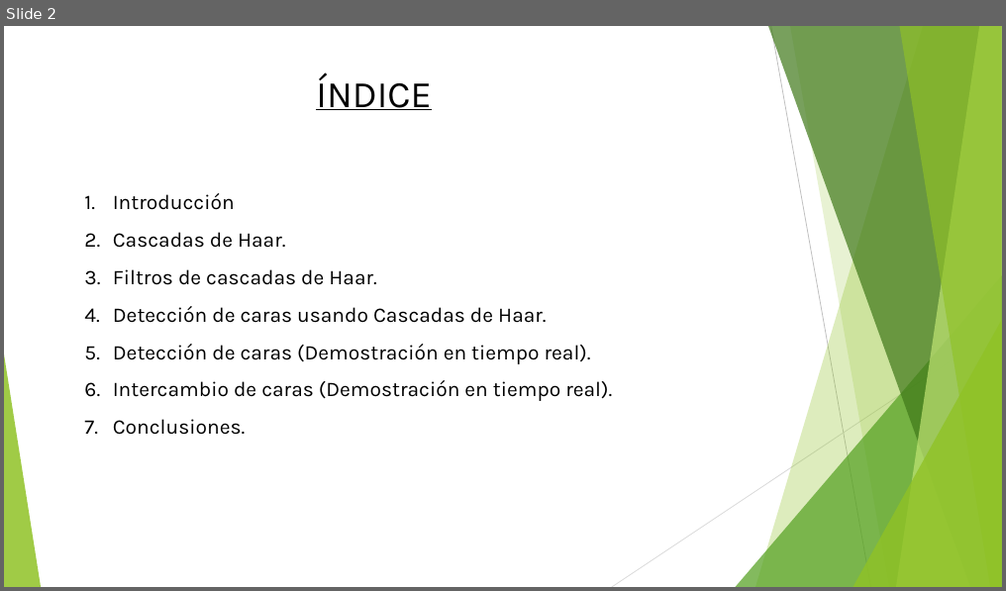
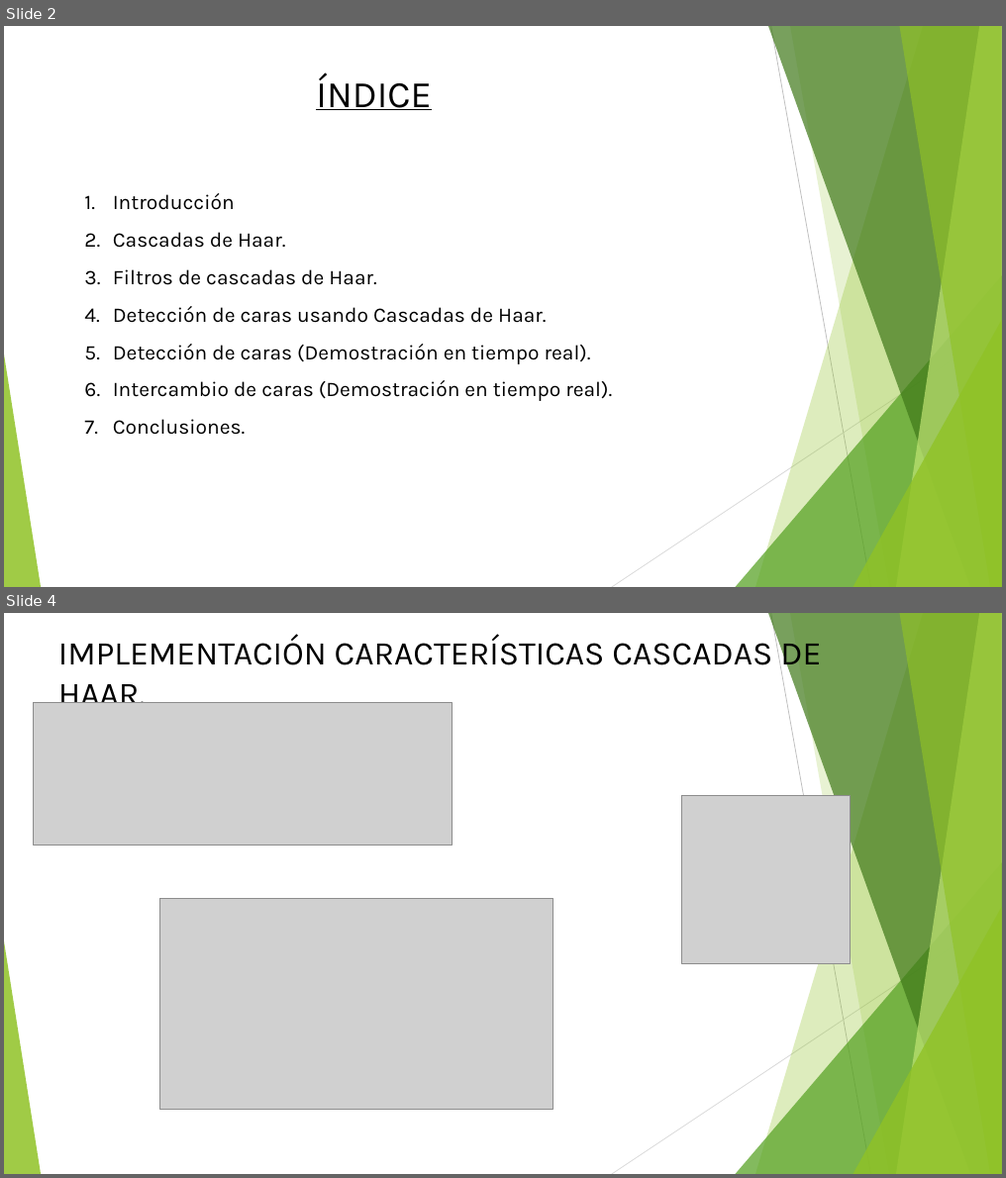
Before and after one commit to pabcannav/proyectoPID, a slide deck: presentacion/presentacion_PID.pptx. Shown one above the other, each under a label of ours: slide 2 before the commit, slides 2 and 4 after it; the slides between them are not shown. The pictures are 1006x591 and 1006x1178 pixels, drawn with LibreOffice and Linux fonts; fonts in the diff are those of the drawing; grey boxes stand for pictures. Boxes give left, top, right and bottom in pixels: in the first picture for what was removed or moved away, otherwise in the second. Text is boxed around its words. In the diff, an @@ line names an element or a change of style, - is before the commit and + after.

```diff
--- a/presentacion/presentacion_PID.pptx
+++ b/presentacion/presentacion_PID.pptx
@@ slide 4 added at [4,613,1002,1174], background #FFFFFF; not listed: 10 template elements that a slide beside it also shows @@
@@ text added at [58,635,821,714], 32 pt, text #000000 @@
+IMPLEMENTACIÓN CARACTERÍSTICAS CASCADAS DE HAAR.
@@ picture added at [33,703,450,845] @@
@@ picture added at [681,796,849,964] @@
@@ picture added at [160,899,553,1109] @@
```
Also in this commit, not shown: 2 other slides added, 2 slides removed.
